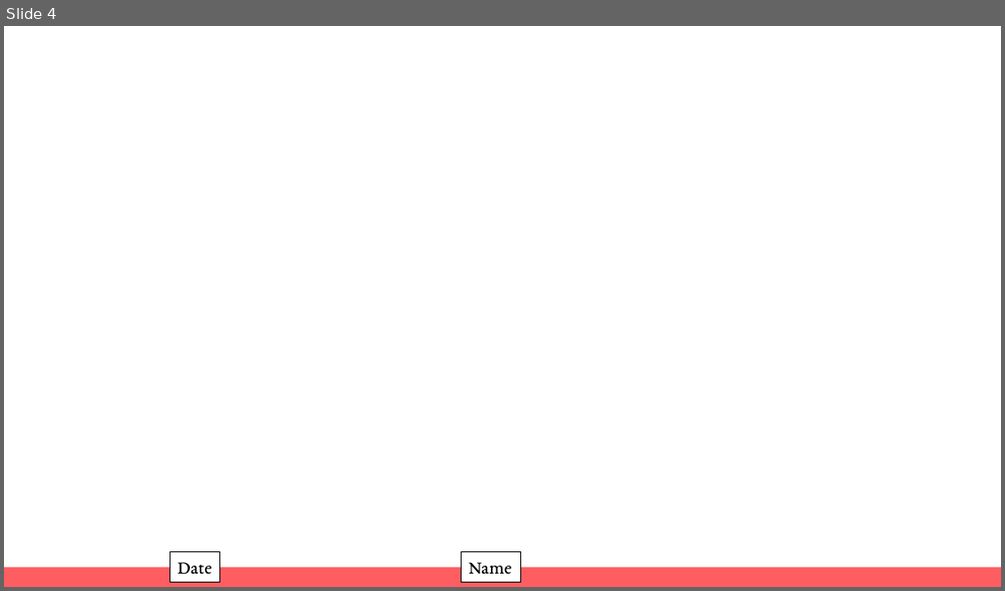
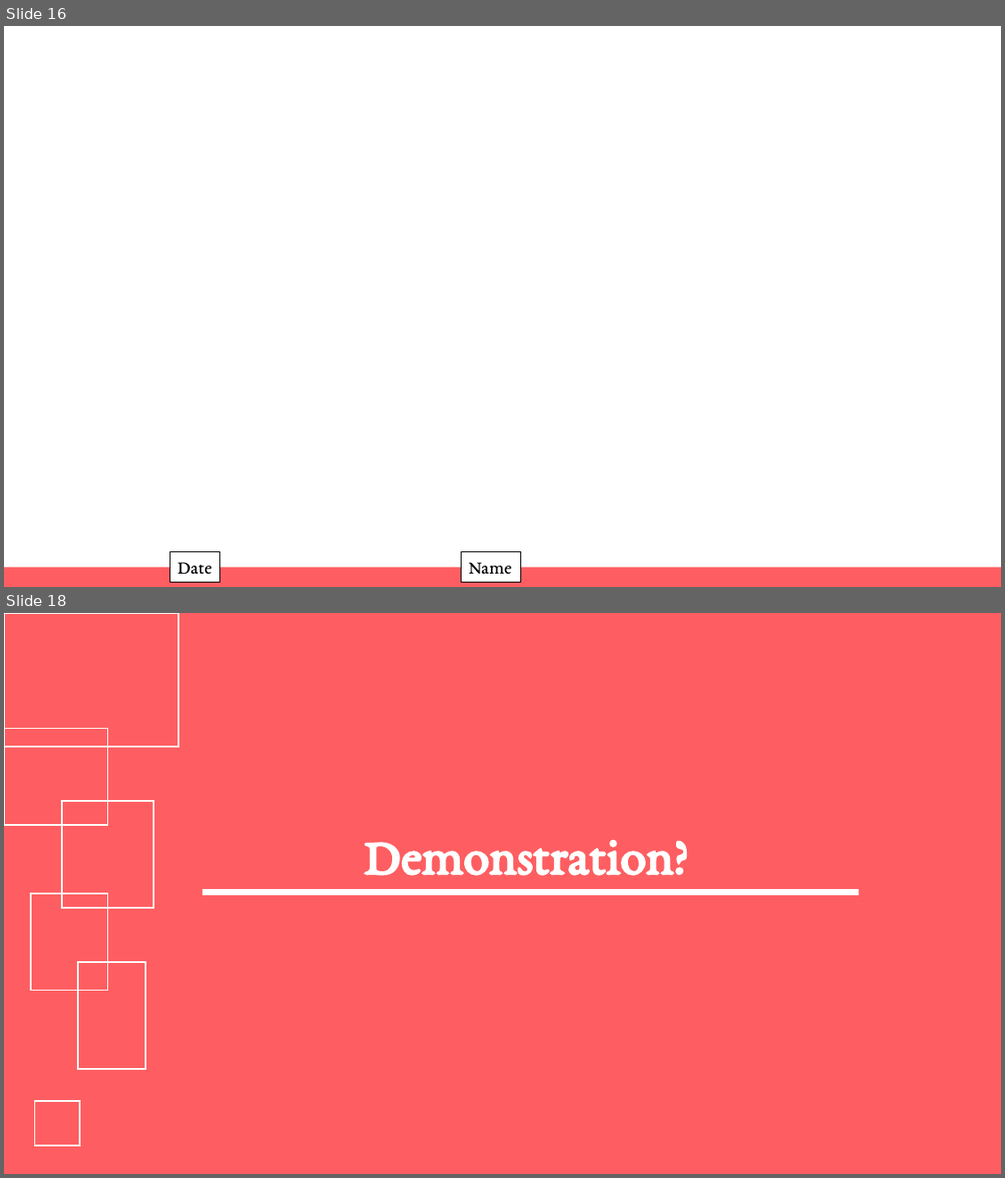
Before and after one commit to WManison/WManison.github.io, a slide deck: docs/CS3300 – Introduction to Software Engineering - Final.pptx. Shown one above the other, each under a label of ours: slide 4 before the commit, slides 16 and 18 after it; the slides between them are not shown. The pictures are 1005x591 and 1005x1178 pixels, drawn with LibreOffice and Linux fonts; fonts in the diff are those of the drawing. Boxes give left, top, right and bottom in pixels: in the first picture for what was removed or moved away, otherwise in the second. Text is boxed around its words. In the diff, an @@ line names an element or a change of style, - is before the commit and + after.

```diff
--- a/docs/CS3300 – Introduction to Software Engineering - Final.pptx
+++ b/docs/CS3300 – Introduction to Software Engineering - Final.pptx
@@ slide 18 added at (4, 613, 1001, 1174), background #FE5E61 @@
@@ rectangle added at (4, 613, 179, 747), outline #FFFFFF 1.5 pt @@
@@ rectangle added at (4, 728, 108, 825), outline #FFFFFF 1.5 pt @@
@@ rectangle added at (63, 801, 154, 908), outline #FFFFFF 1.5 pt @@
@@ title added at (364, 839, 688, 876), 50 pt, text #FFFFFF, bold @@
+Demonstration?
@@ rectangle added at (31, 893, 108, 989), outline #FFFFFF 1.5 pt @@
@@ rectangle added at (202, 889, 858, 895), fill #FFFFFF @@
@@ rectangle added at (78, 962, 146, 1070), outline #FFFFFF 1.5 pt @@
@@ rectangle added at (34, 1102, 80, 1145), outline #FFFFFF 1.5 pt @@
@@ what was slide 4 is now slide 16 @@
```
Also in this commit, not shown: 13 other slides added, 1 slide removed.
